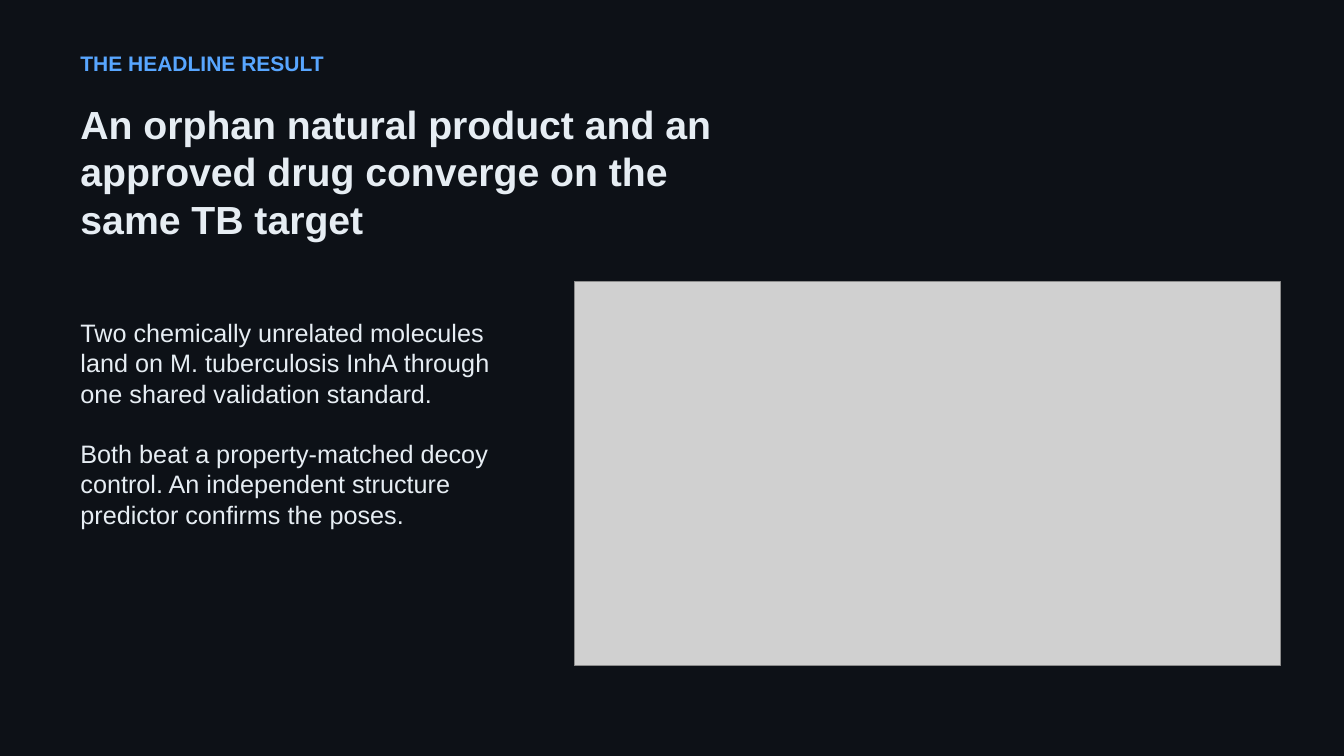
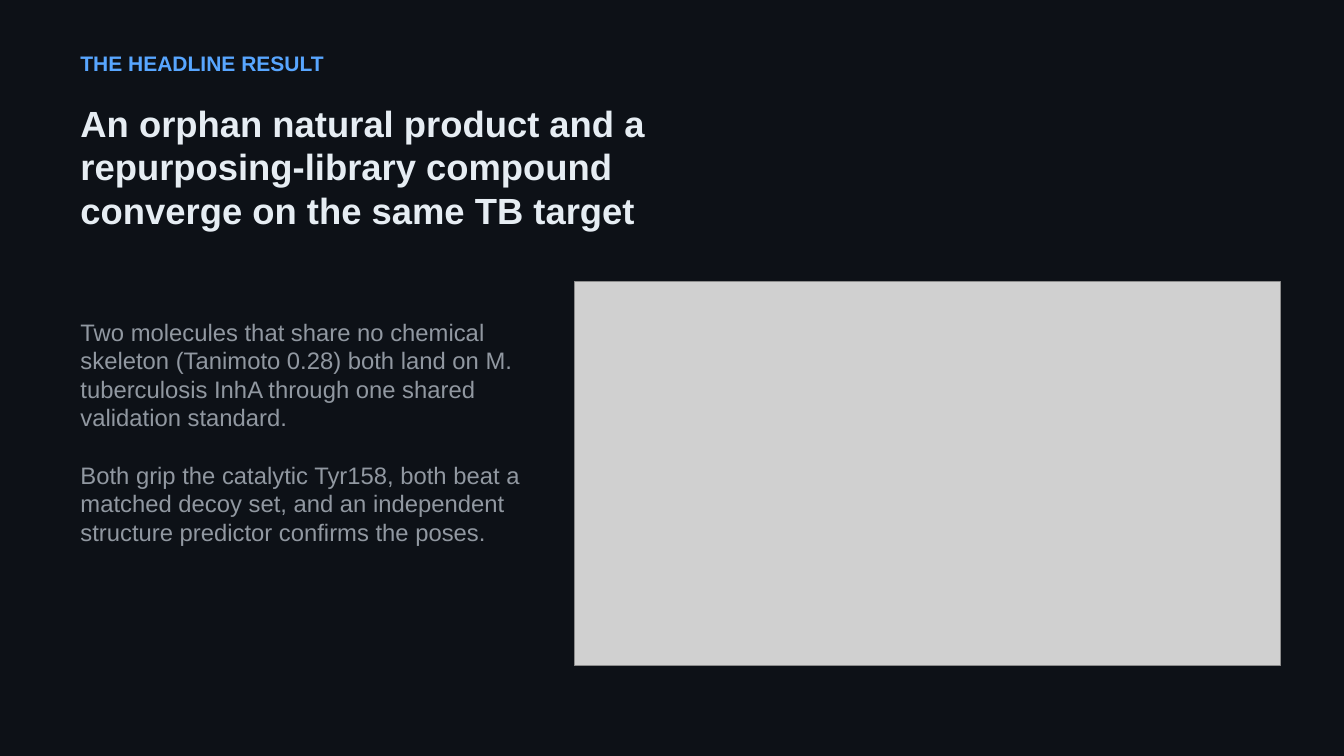
Before and after one commit to DocMartin95/analog-wall-target-prediction, a slide deck: slide 4 of demo/HitScreen_pitch.pptx. Drawn at 1344x756 pixels with LibreOffice and Linux fonts; fonts in the diff are those of the drawing; grey boxes stand for pictures. Boxes give left, top, right and bottom in pixels: in the first picture for what was removed or moved away, otherwise in the second. Text is boxed around its words. In the diff, an @@ line names an element or a change of style, - is before the commit and + after.

```diff
--- a/demo/HitScreen_pitch.pptx
+++ b/demo/HitScreen_pitch.pptx
@@ text at [80, 110, 644, 231]: text changed; size 28 to 26 pt @@
-An orphan natural product and an approved drug converge on the same TB target
+An orphan natural product and a repurposing-library compound converge on the same TB target
@@ text at [80, 324, 519, 546]: text changed; size 18 to 17 pt; text colour #E6EDF3 to #9198A1 @@
-Two chemically unrelated molecules land on M. tuberculosis InhA through one shared validation standard.
-Both beat a property-matched decoy control. An independent structure predictor confirms the poses.
+Two molecules that share no chemical skeleton (Tanimoto 0.28) both land on M. tuberculosis InhA through one shared validation standard.
+Both grip the catalytic Tyr158, both beat a matched decoy set, and an independent structure predictor confirms the poses.
```
Also in this commit, not shown: 1 other slide changed, 2 other files.
